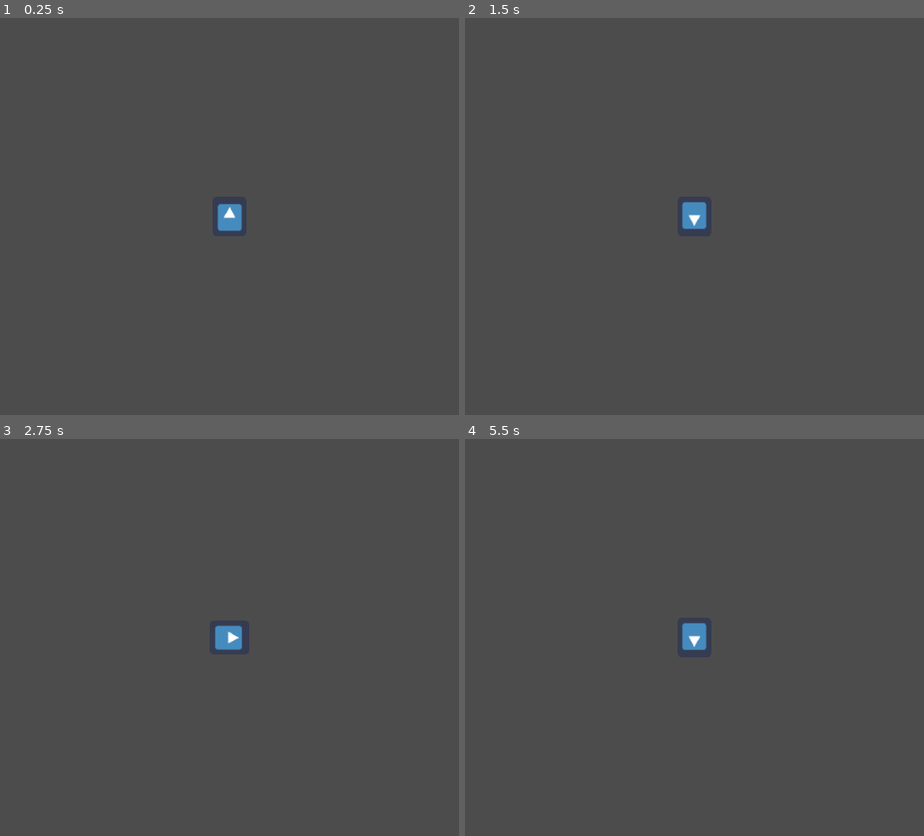
Above: before the commit, frames 1-4 (two rows, left to right).
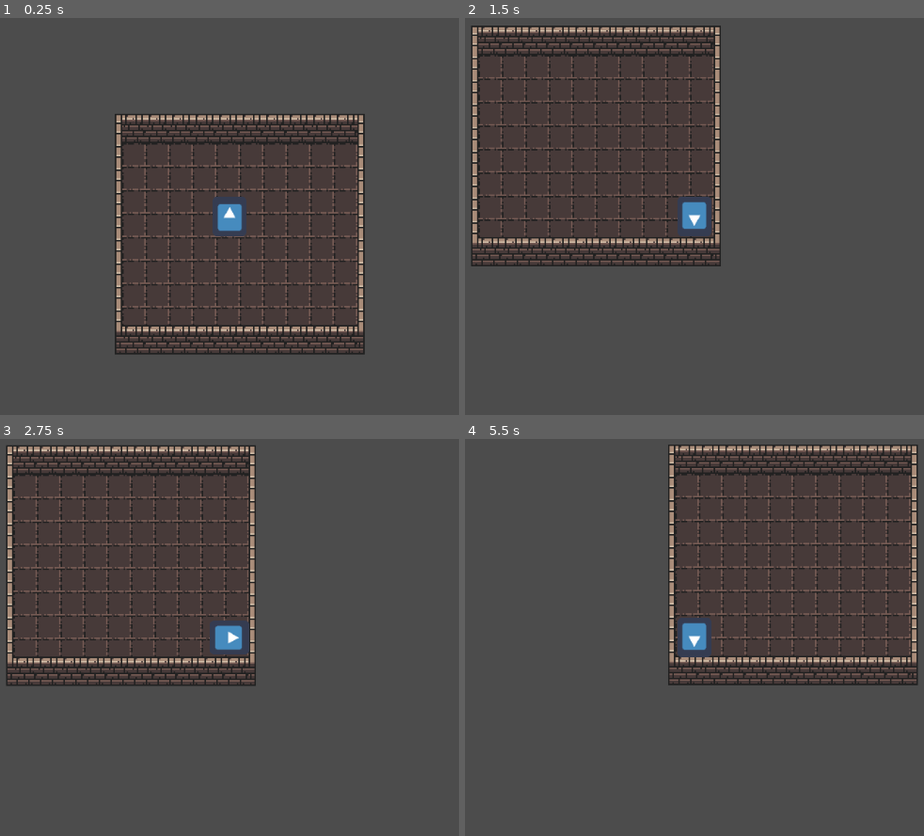
Above: after the commit, the same moments.

Repository: CreeperODeath/rydot
Game: Godot game, scene res://World.tscn
The game is run twice, just before and just after one commit, with the same random seed, the same clock (stepped at 60 frames per second) and the same inputs. Before the commit the project starts from res://Player.tscn. The engine's default icon, where the game draws it, is replaced by a stand-in: a white triangle on a blue panel in a dark square.
Inputs:
- Up to frame 1 (0.25 s): no input
- Up to frame 2 (1.5 s): tap Enter at 0.5 s; hold D (move_right) 0.53-1.28 s; tap E (E) at 0.6, 1.35 s; tap Space at 1.25 s; hold S (move_down) from 1.28 s (still down)
- Up to frame 3 (2.75 s): tap Enter at 2 s; release S (move_down) at 2.03 s; hold D (move_right) from 2.03 s (still down); tap E (E) at 2.1 s
- Up to frame 4 (5.5 s): tap Space at 2.75, 4.25 s; release D (move_right) at 2.78 s; hold W (move_up) 2.78-3.53 s; tap E (E) every 0.75 s from 2.85 to 5.1 s; tap Enter at 3.5 s; hold A (move_left) 3.53-5.03 s; hold S (move_down) from 5.03 s (still down)

The runs differ from the first frame. In frame 1, 11% of the frame differs, in the area x 25-80%, y 24-85%; in frame 2, 10%; in frame 3, 10%; in frame 4, 10%.

Commit message:
all coming together

Diff:
--- a/World.gd
+++ b/World.gd
@@ -1,5 +1,7 @@
 extends Node2D
 
+onready var MapInstance = preload("res://maps/test map.tscn")
+onready var PlayerInstance = preload("res://Player.tscn")
 
 var time = 600
 
@@ -9,7 +11,8 @@
 
 
 func _ready():
-	pass # Replace with function body.
+	var Player = PlayerInstance.instance()
+	var Map = MapInstance.instance()
 
 
 #func _process(delta):
--- a/project.godot
+++ b/project.godot
@@ -11,7 +11,7 @@
 [application]
 
 config/name="Rydot"
-run/main_scene="res://Player.tscn"
+run/main_scene="res://World.tscn"
 config/icon="res://icon.png"
 
 [gui]
@@ -22,36 +22,36 @@
 
 E={
 "deadzone": 0.5,
-"events": [ Object(InputEventKey,"resource_local_to_scene":false,"resource_name":"","device":0,"alt":false,"shift":false,"control":false,"meta":false,"command":false,"pressed":false,"scancode":69,"physical_scancode":0,"unicode":0,"echo":false,"script":null)
+"events": [ Object(InputEventKey,"resource_local_to_scene":false,"resource_name":"","device":0,"alt":false,"shift":false,"control":false,"meta":false,"command":false,"pressed":false,"scancode":69,"unicode":0,"echo":false,"script":null)
  ]
 }
 exit={
 "deadzone": 0.5,
-"events": [ Object(InputEventKey,"resource_local_to_scene":false,"resource_name":"","device":0,"alt":false,"shift":false,"control":false,"meta":false,"command":false,"pressed":false,"scancode":16777217,"physical_scancode":0,"unicode":0,"echo":false,"script":null)
+"events": [ Object(InputEventKey,"resource_local_to_scene":false,"resource_name":"","device":0,"alt":false,"shift":false,"control":false,"meta":false,"command":false,"pressed":false,"scancode":16777217,"unicode":0,"echo":false,"script":null)
  ]
 }
 move_left={
 "deadzone": 0.5,
-"events": [ Object(InputEventKey,"resource_local_to_scene":false,"resource_name":"","device":0,"alt":false,"shift":false,"control":false,"meta":false,"command":false,"pressed":false,"scancode":65,"physical_scancode":0,"unicode":0,"echo":false,"script":null)
-, Object(InputEventKey,"resource_local_to_scene":false,"resource_name":"","device":0,"alt":false,"shift":false,"control":false,"meta":false,"command":false,"pressed":false,"scancode":16777231,"physical_scancode":0,"unicode":0,"echo":false,"script":null)
+"events": [ Object(InputEventKey,"resource_local_to_scene":false,"resource_name":"","device":0,"alt":false,"shift":false,"control":false,"meta":false,"command":false,"pressed":false,"scancode":65,"unicode":0,"echo":false,"script":null)
+, Object(InputEventKey,"resource_local_to_scene":false,"resource_name":"","device":0,"alt":false,"shift":false,"control":false,"meta":false,"command":false,"pressed":false,"scancode":16777231,"unicode":0,"echo":false,"script":null)
  ]
 }
 move_right={
 "deadzone": 0.5,
-"events": [ Object(InputEventKey,"resource_local_to_scene":false,"resource_name":"","device":0,"alt":false,"shift":false,"control":false,"meta":false,"command":false,"pressed":false,"scancode":68,"physical_scancode":0,"unicode":0,"echo":false,"script":null)
-, Object(InputEventKey,"resource_local_to_scene":false,"resource_name":"","device":0,"alt":false,"shift":false,"control":false,"meta":false,"command":false,"pressed":false,"scancode":16777233,"physical_scancode":0,"unicode":0,"echo":false,"script":null)
+"events": [ Object(InputEventKey,"resource_local_to_scene":false,"resource_name":"","device":0,"alt":false,"shift":false,"control":false,"meta":false,"command":false,"pressed":false,"scancode":68,"unicode":0,"echo":false,"script":null)
+, Object(InputEventKey,"resource_local_to_scene":false,"resource_name":"","device":0,"alt":false,"shift":false,"control":false,"meta":false,"command":false,"pressed":false,"scancode":16777233,"unicode":0,"echo":false,"script":null)
  ]
 }
 move_up={
 "deadzone": 0.5,
-"events": [ Object(InputEventKey,"resource_local_to_scene":false,"resource_name":"","device":0,"alt":false,"shift":false,"control":false,"meta":false,"command":false,"pressed":false,"scancode":87,"physical_scancode":0,"unicode":0,"echo":false,"script":null)
-, Object(InputEventKey,"resource_local_to_scene":false,"resource_name":"","device":0,"alt":false,"shift":false,"control":false,"meta":false,"command":false,"pressed":false,"scancode":16777232,"physical_scancode":0,"unicode":0,"echo":false,"script":null)
+"events": [ Object(InputEventKey,"resource_local_to_scene":false,"resource_name":"","device":0,"alt":false,"shift":false,"control":false,"meta":false,"command":false,"pressed":false,"scancode":87,"unicode":0,"echo":false,"script":null)
+, Object(InputEventKey,"resource_local_to_scene":false,"resource_name":"","device":0,"alt":false,"shift":false,"control":false,"meta":false,"command":false,"pressed":false,"scancode":16777232,"unicode":0,"echo":false,"script":null)
  ]
 }
 move_down={
 "deadzone": 0.5,
-"events": [ Object(InputEventKey,"resource_local_to_scene":false,"resource_name":"","device":0,"alt":false,"shift":false,"control":false,"meta":false,"command":false,"pressed":false,"scancode":83,"physical_scancode":0,"unicode":0,"echo":false,"script":null)
-, Object(InputEventKey,"resource_local_to_scene":false,"resource_name":"","device":0,"alt":false,"shift":false,"control":false,"meta":false,"command":false,"pressed":false,"scancode":16777234,"physical_scancode":0,"unicode":0,"echo":false,"script":null)
+"events": [ Object(InputEventKey,"resource_local_to_scene":false,"resource_name":"","device":0,"alt":false,"shift":false,"control":false,"meta":false,"command":false,"pressed":false,"scancode":83,"unicode":0,"echo":false,"script":null)
+, Object(InputEventKey,"resource_local_to_scene":false,"resource_name":"","device":0,"alt":false,"shift":false,"control":false,"meta":false,"command":false,"pressed":false,"scancode":16777234,"unicode":0,"echo":false,"script":null)
  ]
 }
 
